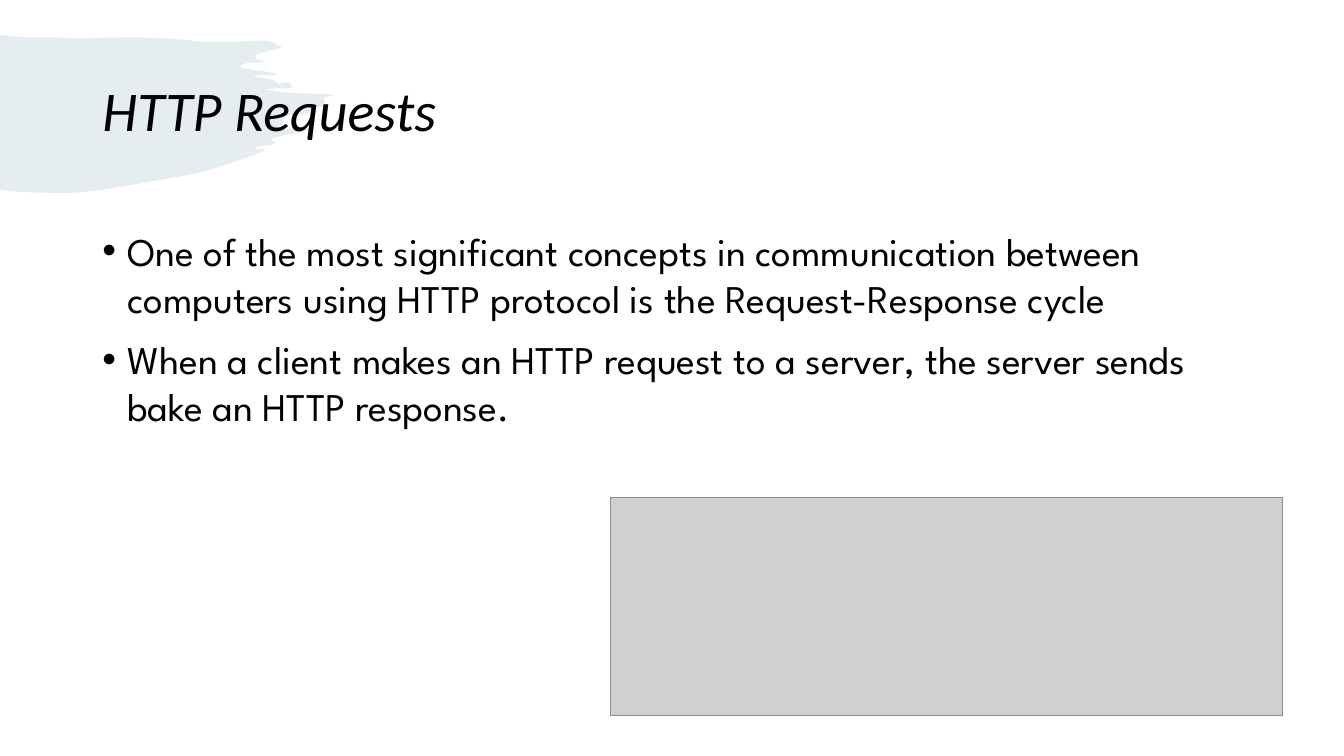
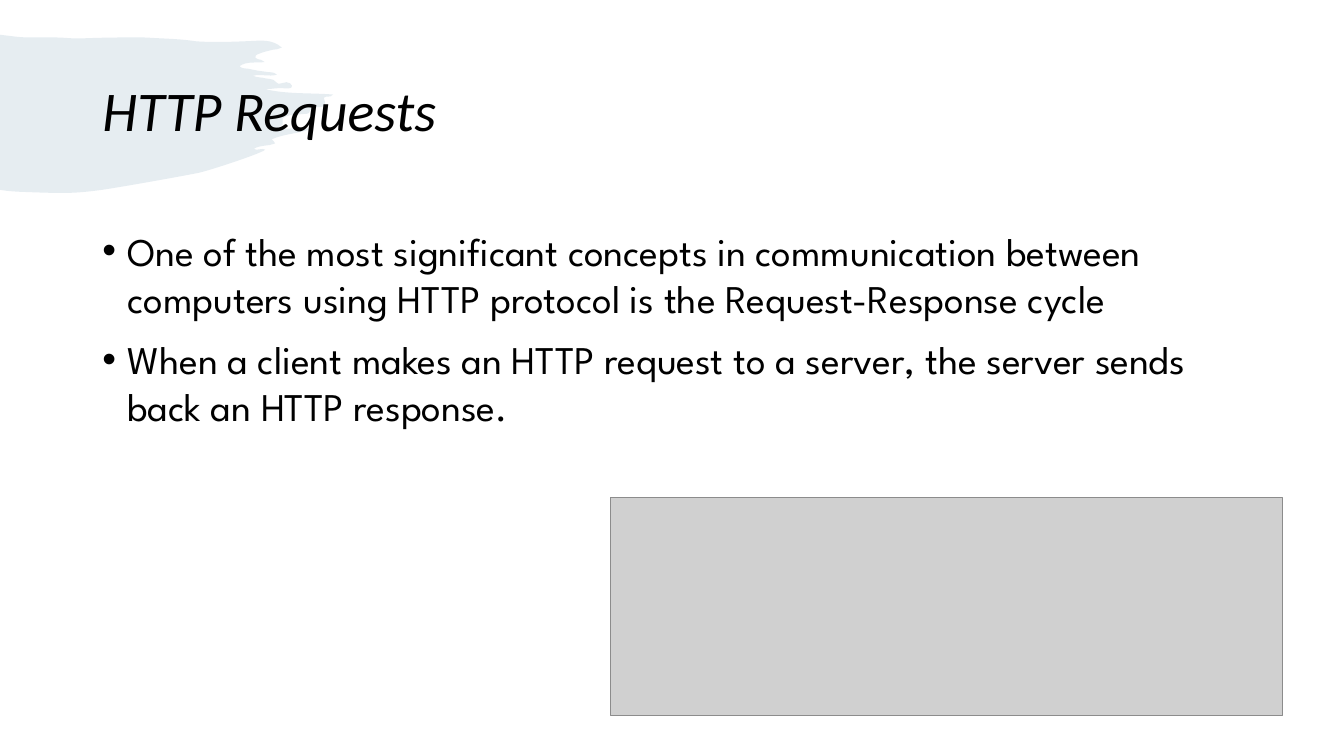
Before and after one commit to robertbirds/InsightsTeam, a slide deck: slide 3 of tutorial6/More Details About API's.pptx. Drawn at 1344x756 pixels with LibreOffice and Linux fonts; fonts in the diff are those of the drawing; grey boxes stand for pictures. Boxes give left, top, right and bottom in pixels: in the first picture for what was removed or moved away, otherwise in the second. Text is boxed around its words. In the diff, an @@ line names an element or a change of style, - is before the commit and + after.

```diff
--- a/tutorial6/More Details About API's.pptx
+++ b/tutorial6/More Details About API's.pptx
@@ text at (128,347,1185,429): text changed @@
-• When a client makes an HTTP request to a server, the server sends bake an HTTP response.
+• When a client makes an HTTP request to a server, the server sends back an HTTP response.
```
Also in this commit, not shown: 1 slide removed.
